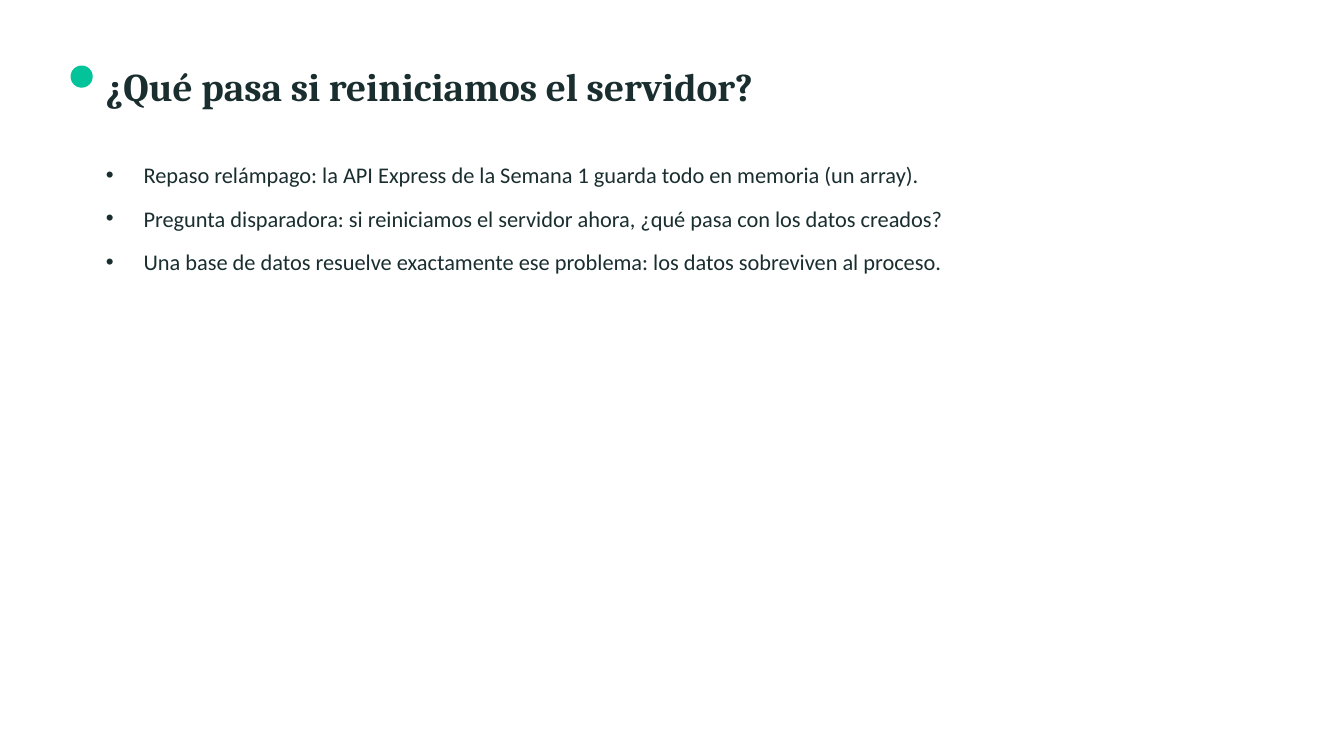
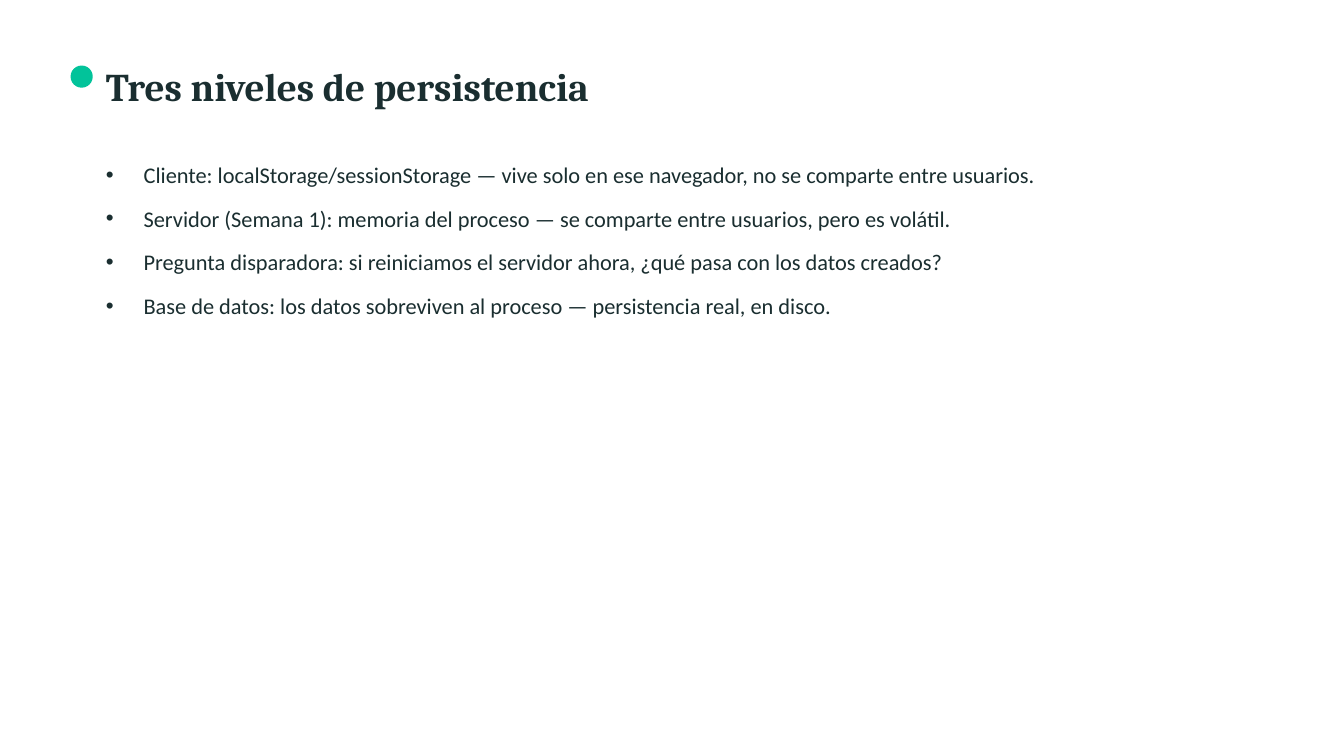
Before and after one commit to rafaelmogollon-gm2dev/backend-bootcamp-manejo-de-datos, a slide deck: slide 4 of clases/clase-1/presentacion.pptx. Drawn at 1344x756 pixels with LibreOffice and Linux fonts; fonts in the diff are those of the drawing. Boxes give left, top, right and bottom in pixels: in the first picture for what was removed or moved away, otherwise in the second. Text is boxed around its words. In the diff, an @@ line names an element or a change of style, - is before the commit and + after.

```diff
--- a/clases/clase-1/presentacion.pptx
+++ b/clases/clase-1/presentacion.pptx
@@ text at <box>106,73,589,110</box>: text changed @@
-¿Qué pasa si reiniciamos el servidor?
+Tres niveles de persistencia
@@ text at <box>144,167,1034,231</box>: text changed @@
-• Repaso relámpago: la API Express de la Semana 1 guarda todo en memoria (un array).
+• Cliente: localStorage/sessionStorage — vive solo en ese navegador, no se comparte entre usuarios.
+• Servidor (Semana 1): memoria del proceso — se comparte entre usuarios, pero es volátil.
@@ text at <box>144,298,830,318</box>: text changed @@
-• Una base de datos resuelve exactamente ese problema: los datos sobreviven al proceso.
+• Base de datos: los datos sobreviven al proceso — persistencia real, en disco.
```
